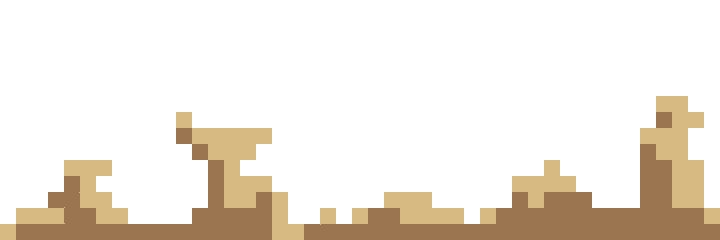
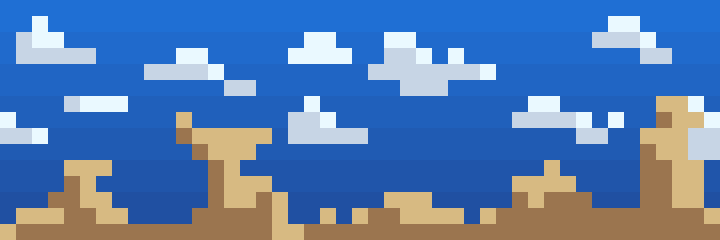
Layer changes from the first 720 x 240 image to the second:
painted on "Hills #1" over (x1=64, y1=192, x2=321, y2=225)
showed group "Sky" (2 layers) over (x1=0, y1=0, x2=720, y2=225)
painted on "Clouds" over (x1=16, y1=47, x2=289, y2=113)
